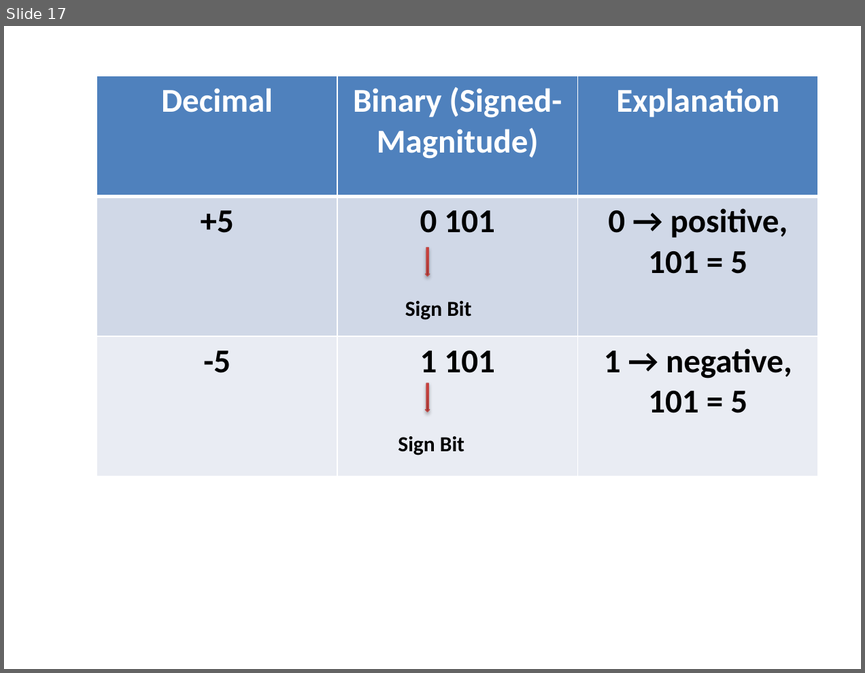
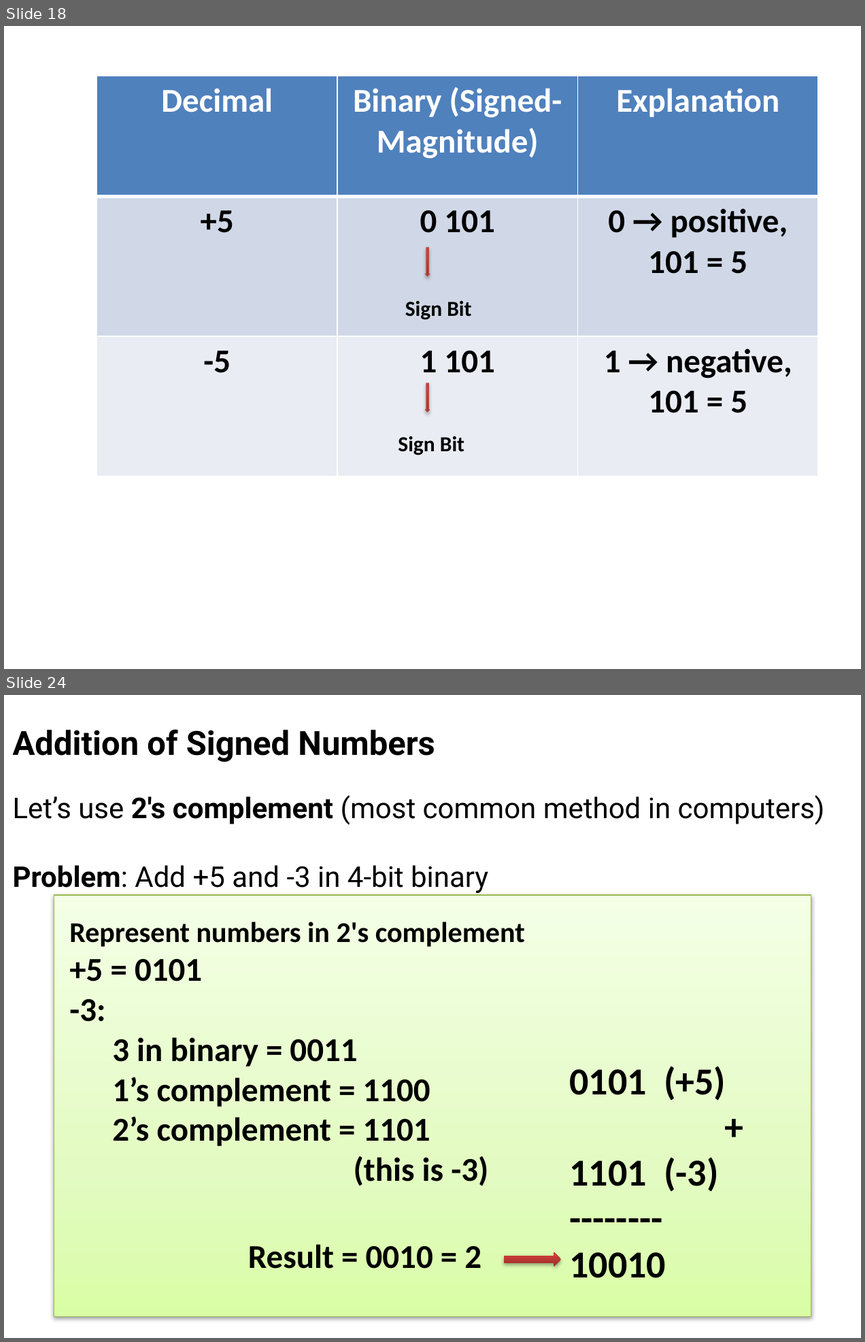
Before and after one commit to akshara2207/BCA, a slide deck: lbs signednumbers.pptx. Shown one above the other, each under a label of ours: slide 17 before the commit, slides 18 and 24 after it; the slides between them are not shown. The pictures are 865x673 and 865x1342 pixels, drawn with LibreOffice and Linux fonts; fonts in the diff are those of the drawing. Boxes give left, top, right and bottom in pixels: in the first picture for what was removed or moved away, otherwise in the second. Text is boxed around its words. In the diff, an @@ line names an element or a change of style, - is before the commit and + after.

```diff
--- a/lbs signednumbers.pptx
+++ b/lbs signednumbers.pptx
@@ slide 24 added at bbox=[4, 695, 861, 1338], background #FFFFFF @@
@@ text added at bbox=[13, 729, 825, 893], 24 pt, text #000000 @@
+Addition of Signed Numbers
+Let’s use 2's complement (most common method in computers)
+Problem: Add +5 and -3 in 4-bit binary
@@ rectangle added at bbox=[54, 895, 810, 1317], fill gradient #DAFDA7 to #E4FCC2 to #F5FFE7, outline #98B955 0.75 pt @@
@@ text added at bbox=[69, 921, 525, 1186], 28 pt, text #000000, bold @@
+Represent numbers in 2's complement
++5 = 0101
+-3:
+  3 in binary = 0011
+  1’s complement = 1100
+  2’s complement = 1101
+  (this is -3)
@@ text added at bbox=[569, 1066, 725, 1278], 32 pt, text #000000, bold @@
+0101 (+5)
++
+1101 (-3)
+--------
+10010
@@ text added at bbox=[248, 1244, 481, 1268], 28 pt, text #000000, bold @@
+Result = 0010 = 2
@@ right arrow added at bbox=[504, 1252, 561, 1266], fill gradient #9C2F2D to #CB3E3A to #CE3B37 @@
@@ what was slide 17 is now slide 18 @@
```
Also in this commit, not shown: 2 slides changed, 14 other slides added, 5 slides removed.
